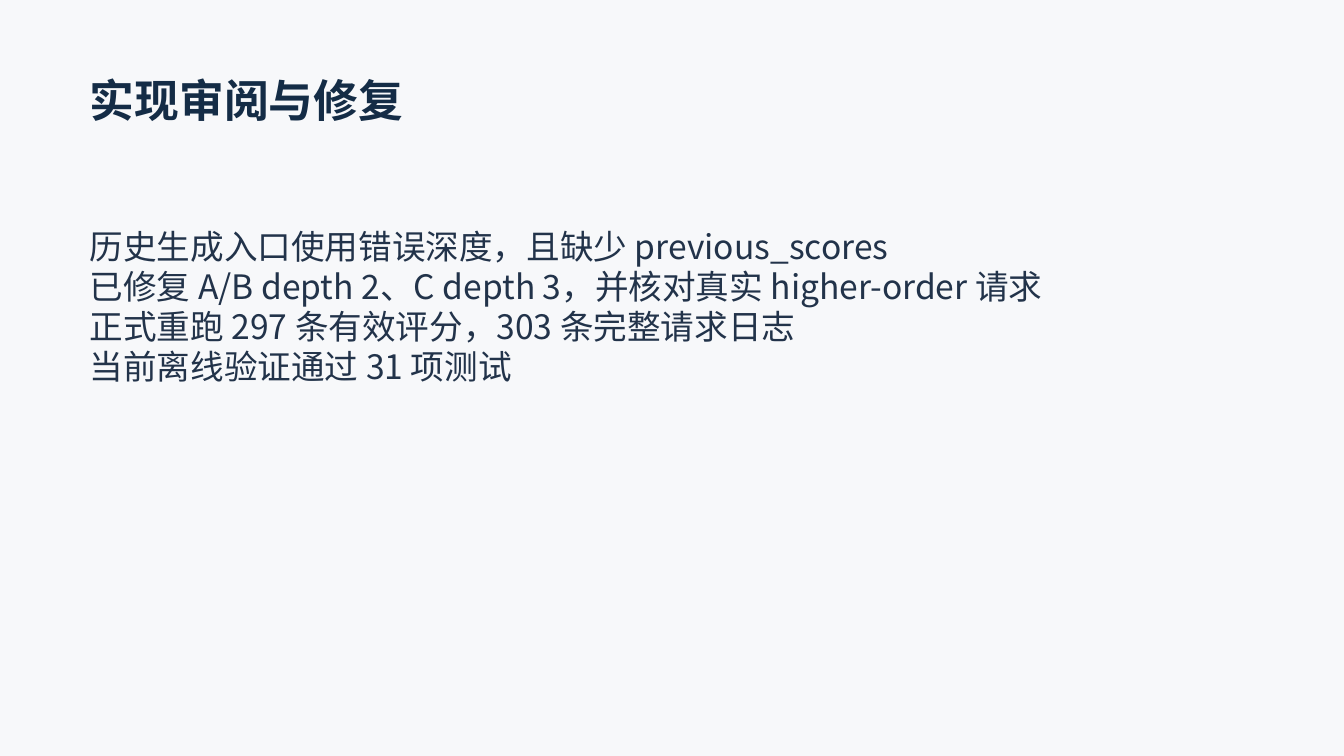
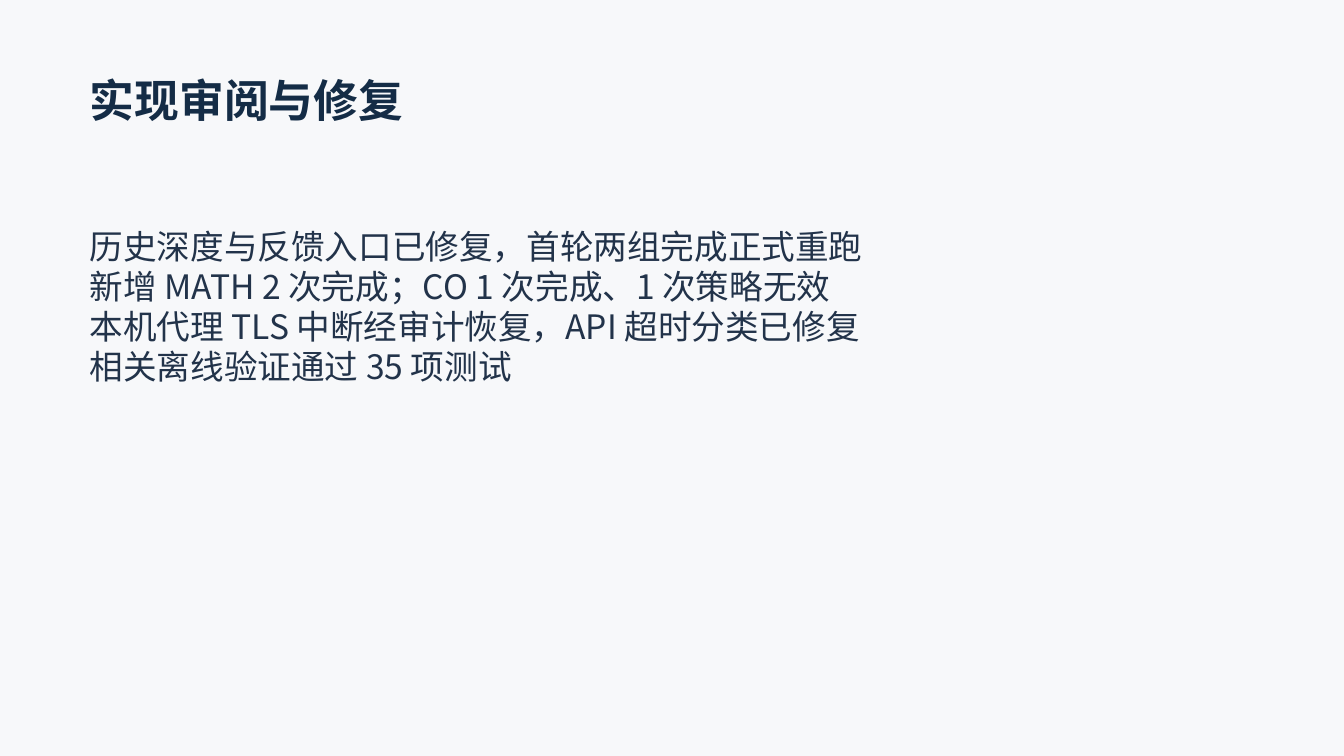
Before and after one commit to xiaolizi33/AlphaDiana, a slide deck: slide 9 of reproduction/presentation/MetaN_18min.pptx. Drawn at 1344x756 pixels with LibreOffice and Linux fonts; fonts in the diff are those of the drawing. Boxes give left, top, right and bottom in pixels: in the first picture for what was removed or moved away, otherwise in the second. Text is boxed around its words. In the diff, an @@ line names an element or a change of style, - is before the commit and + after.

```diff
--- a/reproduction/presentation/MetaN_18min.pptx
+++ b/reproduction/presentation/MetaN_18min.pptx
@@ text at box(90, 230, 863, 382): text changed @@
-历史生成入口使用错误深度，且缺少 previous_scores
-已修复 A/B depth 2、C depth 3，并核对真实 higher-order 请求
-正式重跑 297 条有效评分，303 条完整请求日志
-当前离线验证通过 31 项测试
+历史深度与反馈入口已修复，首轮两组完成正式重跑
+新增 MATH 2 次完成；CO 1 次完成、1 次策略无效
+本机代理 TLS 中断经审计恢复，API 超时分类已修复
+相关离线验证通过 35 项测试
```
Also in this commit, not shown: 5 other slides changed, 17 other files.
